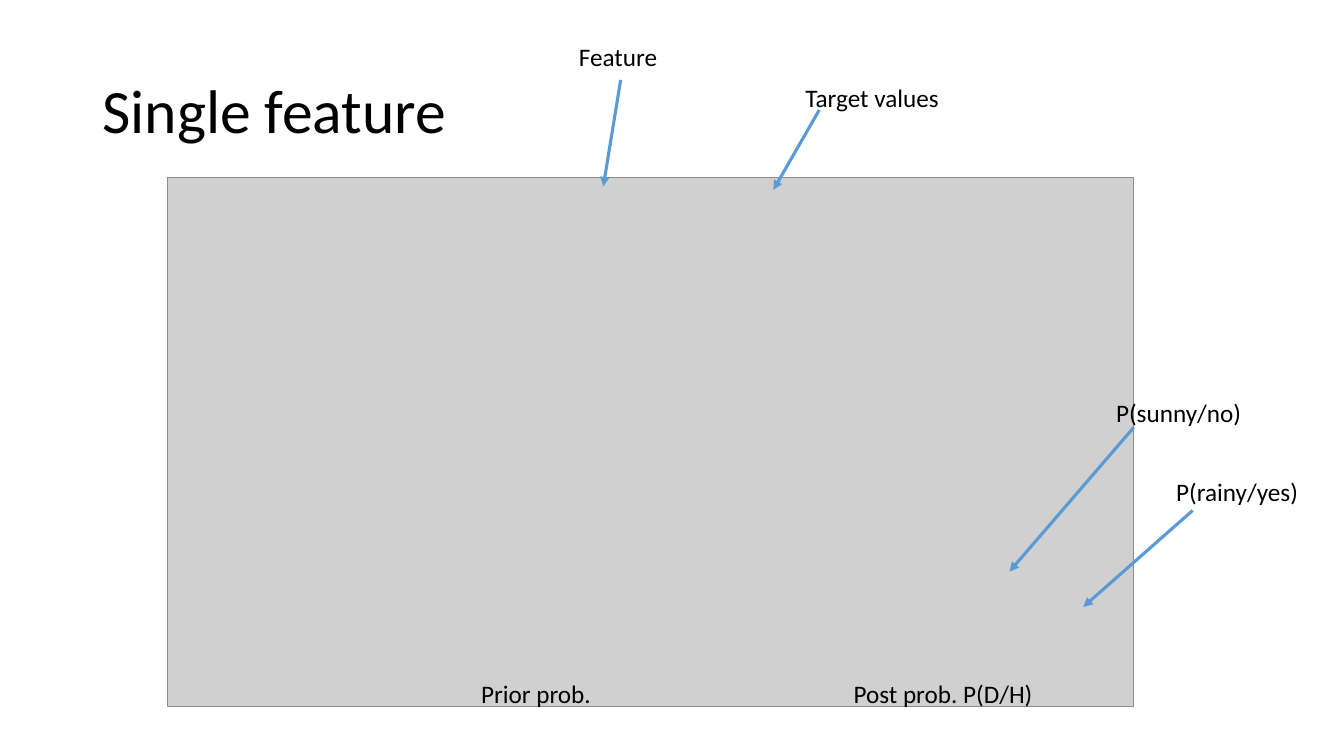
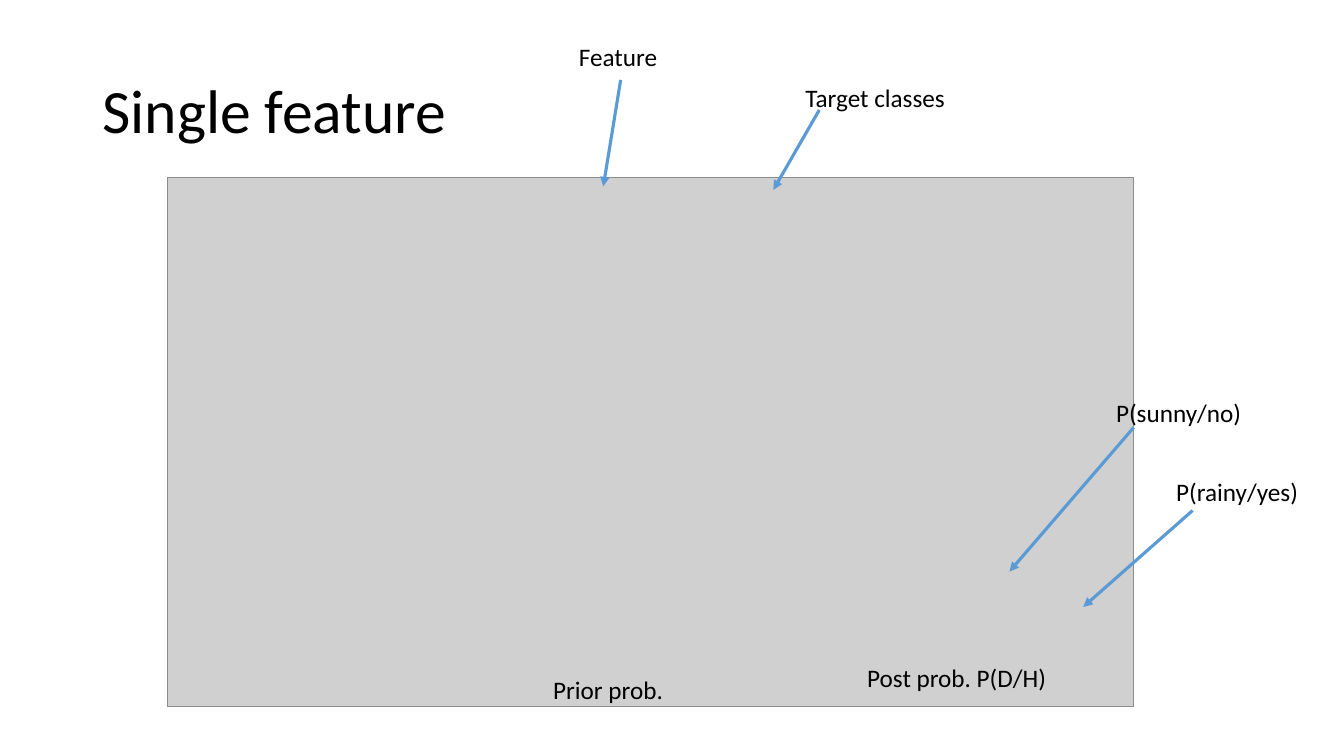
Before and after one commit to FranzGH/IoT_ML, a slide deck: slide 30 of Sklearn-UG.pptx. Drawn at 1344x756 pixels with LibreOffice and Linux fonts; fonts in the diff are those of the drawing; grey boxes stand for pictures. Boxes give left, top, right and bottom in pixels: in the first picture for what was removed or moved away, otherwise in the second. Text is boxed around its words. In the diff, an @@ line names an element or a change of style, - is before the commit and + after.

Commit message:
Post lezione

```diff
--- a/Sklearn-UG.pptx
+++ b/Sklearn-UG.pptx
@@ text at <box>805,89,945,113</box>: text changed @@
-Target values
+Target classes
@@ text "Post prob. P(D/H)": place and size @@
-text "Post prob. P(D/H)" at <box>854,685,1032,709</box>
+text "Post prob. P(D/H)" at <box>867,668,1046,691</box>
@@ text "Prior prob.": place and size @@
-text "Prior prob." at <box>481,685,590,709</box>
+text "Prior prob." at <box>553,681,662,703</box>
```
Also in this commit, not shown: 2 other slides changed, 3 other files.
